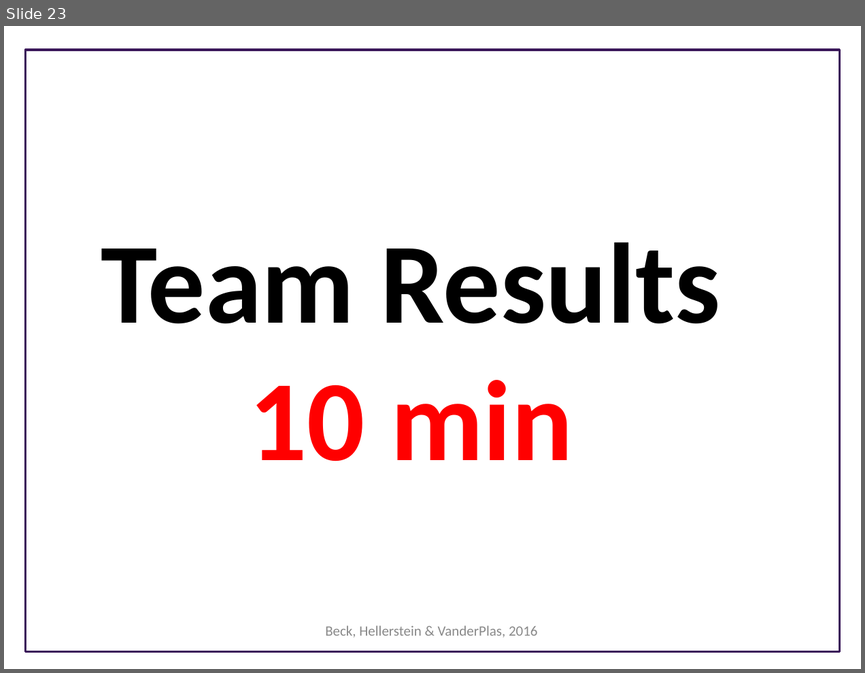
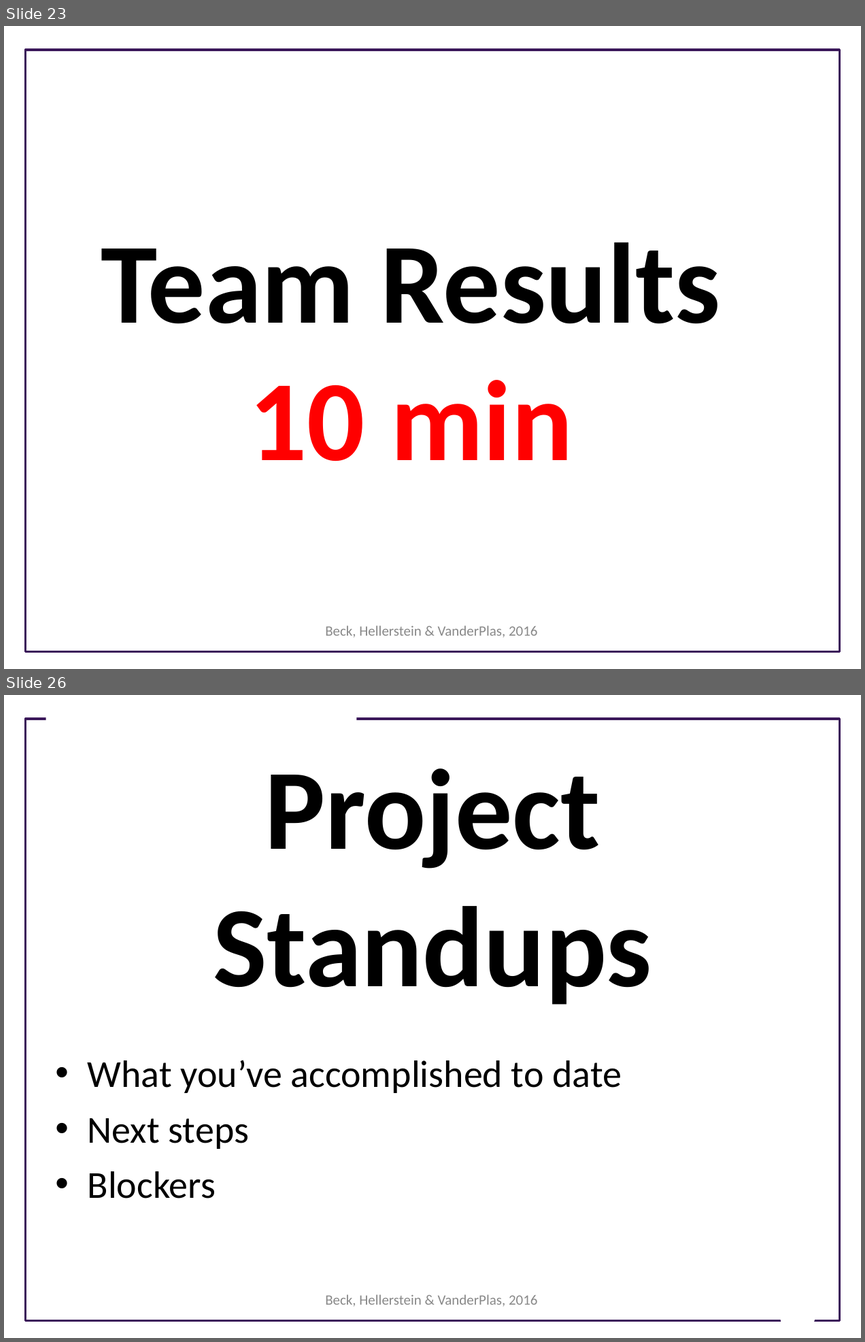
Before and after one commit to UWSEDS/LectureNotes, a slide deck: 10_SoftwareDesign/Software-Design.ppt. Shown one above the other, each under a label of ours: slide 23 before the commit, slides 23 and 26 after it; the slides between them are not shown. The pictures are 865x673 and 865x1342 pixels, drawn with LibreOffice and Linux fonts; fonts in the diff are those of the drawing; background and template pictures are left out. Boxes give left, top, right and bottom in pixels: in the first picture for what was removed or moved away, otherwise in the second. Text is boxed around its words. In the diff, an @@ line names an element or a change of style, - is before the commit and + after.

```diff
--- a/10_SoftwareDesign/Software-Design.ppt
+++ b/10_SoftwareDesign/Software-Design.ppt
@@ slide 26 added at (x1=4, y1=695, x2=861, y2=1338), background #FFFFFF; not listed: 1 template element that a slide beside it also shows @@
@@ rectangle added at (x1=46, y1=709, x2=356, y2=730), fill #FFFFFF @@
@@ title added at (x1=213, y1=768, x2=651, y2=1004), 96 pt, text #000000, bold @@
+Project Standups
@@ text added at (x1=88, y1=1059, x2=621, y2=1198), 32 pt, text #000000 @@
+• What you’ve accomplished to date
+• Next steps
+• Blockers
@@ text added at (x1=325, y1=1294, x2=538, y2=1306), 12 pt, text #898989 @@
+Beck, Hellerstein & VanderPlas, 2016
@@ freeform shape added at (x1=773, y1=1294, x2=821, y2=1325), fill #FFFFFF @@
```
Also in this commit, not shown: 3 slides changed, 1 other slide added.
